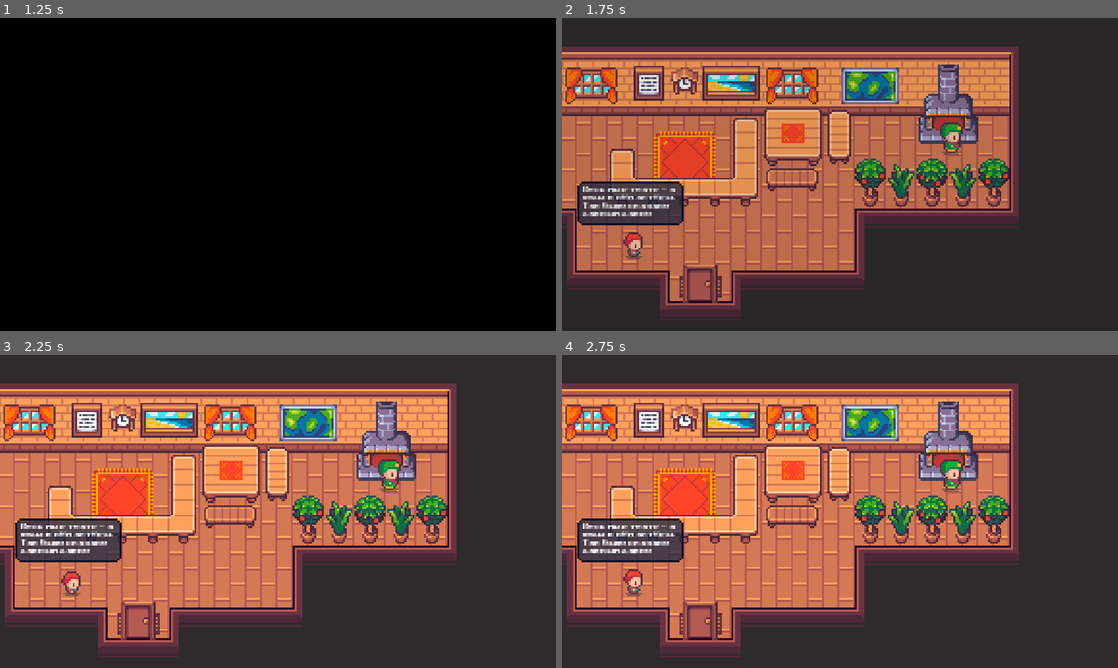
Above: before the commit, frames 1-4 (two rows, left to right).
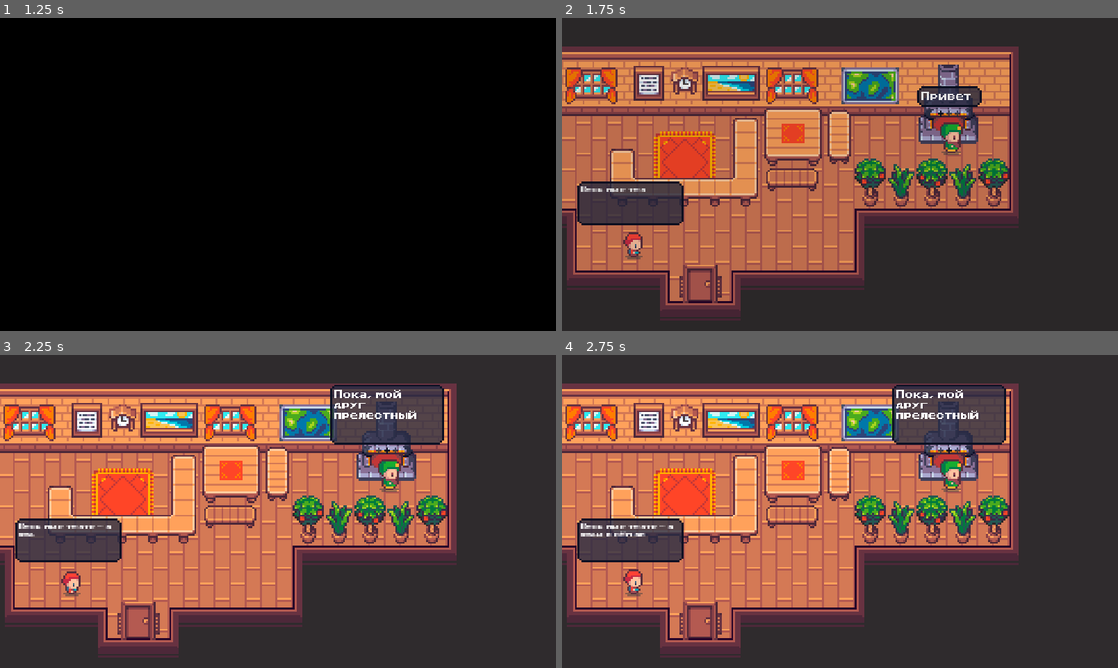
Above: after the commit, the same moments.

Repository: NepiC09/ASPI-PROLOGUE
Game: Godot game, scene res://GUI/Main Menu/Main Menu.tscn
Two runs of this game, one before a commit and one after it. Both use one fixed random seed, a clock stepped at 60 frames per second and the inputs below.
Inputs (mouse positions are in pixels of both pictures, inside the frame that each line leads up to):
- Up to frame 1 (1.25 s): click "NEW GAME" at 0.5 s
- Up to frame 2 (1.75 s): click (928, 115) at 1.27 s
- Up to frame 3 (2.25 s): click (405, 452) at 2.02 s
- Up to frame 4 (2.75 s): no input

Frame 1 is identical in both runs. In frame 2, 1.4% of the frame differs, in the area x 3-76%, y 21-64%; in frame 3, 4.4%, in the area x 3-80%, y 9-64%; in frame 4, 4.4%.

Commit message:
dialog remake v0.6

Diff:
--- a/Characters/NPC/Aki/Aki.tscn
+++ b/Characters/NPC/Aki/Aki.tscn
@@ -16,14 +16,11 @@
 parameters/playback = SubResource( 1 )
 
 [node name="Interactiv" parent="." index="6"]
-position = Vector2( -7, 24 )
-z_index = 1
-antialiased = true
-polygon = PoolVector2Array( -24, -54, 32, -58, 34, -82, -21, -78 )
+margin_top = -86.0
+margin_bottom = -46.0
 
 [node name="Label" parent="Interactiv" index="0"]
 margin_right = 29.0
-text = "Привет!"
 
 [node name="TextBox" parent="." index="7"]
 position = Vector2( 0, -45 )
--- a/Characters/NPC/NPC.gd
+++ b/Characters/NPC/NPC.gd
@@ -69,6 +69,7 @@
 #создание диалогового окна
 func make_dialog_box():
 	dialogBox = DialogBox.instance()
+	textBox.visible = true
 
 	dialogBox.speaker1 = self
 	dialogBox.speaker2 = speaker2
--- a/Characters/NPC/NPC.tscn
+++ b/Characters/NPC/NPC.tscn
@@ -1,9 +1,8 @@
-[gd_scene load_steps=32 format=2]
+[gd_scene load_steps=30 format=2]
 
 [ext_resource path="res://Characters/NPC/PNG/Barmaid.png" type="Texture" id=1]
 [ext_resource path="res://Characters/NPC/NPC.gd" type="Script" id=2]
-[ext_resource path="res://Characters/NPC/Interactiv.gd" type="Script" id=3]
-[ext_resource path="res://GUI/Theme/png/dialog_box_48.png" type="Texture" id=4]
+[ext_resource path="res://GUI/Theme/png/DialogBackPanel.tres" type="StyleBox" id=3]
 [ext_resource path="res://Characters/NPC/TextBox.gd" type="Script" id=5]
 
 [sub_resource type="CapsuleShape2D" id=1]
@@ -227,14 +226,6 @@
 [sub_resource type="CircleShape2D" id=25]
 radius = 66.2722
 
-[sub_resource type="StyleBoxTexture" id=26]
-texture = ExtResource( 4 )
-region_rect = Rect2( 0, 0, 18, 18 )
-margin_left = 6.0
-margin_right = 6.0
-margin_top = 6.0
-margin_bottom = 6.0
-
 [node name="NPC" type="KinematicBody2D"]
 script = ExtResource( 2 )
 
@@ -279,20 +270,24 @@
 [node name="CollisionShape2D" type="CollisionShape2D" parent="Area2D"]
 shape = SubResource( 25 )
 
-[node name="Interactiv" type="Polygon2D" parent="."]
-visible = false
-position = Vector2( -6, 24 )
-scale = Vector2( 1.5, 1.5 )
-color = Color( 0.14902, 0.168627, 0.266667, 0.886275 )
-polygon = PoolVector2Array( -24, -54, 28, -58, 32, -82, -20, -78 )
-script = ExtResource( 3 )
+[node name="Interactiv" type="Panel" parent="."]
+self_modulate = Color( 0.14902, 0.168627, 0.266667, 1 )
+margin_left = -20.0
+margin_top = -101.0
+margin_right = 20.0
+margin_bottom = -61.0
+custom_styles/panel = ExtResource( 3 )
 
 [node name="Label" type="Label" parent="Interactiv"]
-margin_left = -18.0
-margin_top = -74.0
-margin_right = 26.0
-margin_bottom = -62.0
-text = "Привет"
+anchor_right = 1.0
+anchor_bottom = 1.0
+margin_left = 8.0
+margin_top = 2.0
+margin_right = -24.0
+margin_bottom = -28.0
+rect_scale = Vector2( 3, 3 )
+custom_colors/font_color = Color( 1, 1, 1, 1 )
+text = "E"
 
 [node name="TextBox" type="Node2D" parent="."]
 position = Vector2( 0, -60 )
@@ -308,7 +303,8 @@
 margin_left = -44.0
 margin_top = -39.0
 margin_right = 44.0
-custom_styles/panel = SubResource( 26 )
+margin_bottom = -7.0
+custom_styles/panel = ExtResource( 3 )
 
 [node name="TextControl" type="Control" parent="TextBox"]
 anchor_right = 1.0
@@ -321,10 +317,13 @@
 [node name="Text" type="RichTextLabel" parent="TextBox/TextControl"]
 anchor_right = 1.0
 anchor_bottom = 1.0
-margin_right = -30.0
+margin_left = -3.0
+margin_right = -29.0
 margin_bottom = -16.0
 rect_scale = Vector2( 1.7, 1.7 )
 bbcode_enabled = true
+bbcode_text = "Привет"
+text = "Привет"
 fit_content_height = true
 scroll_active = false
 __meta__ = {
--- a/Characters/Player/Player.gd
+++ b/Characters/Player/Player.gd
@@ -2,6 +2,7 @@
 
 #ссылки на свойства узлов
 onready var animationState = $AnimationTree.get("parameters/playback") #для переключения анимаций
+onready var textBox = $TextBox
 
 #состояния
 enum {
@@ -24,6 +25,11 @@
 func _ready():
 	_playerStats.player = self #установка глобальной ссылки на игрока
 	position = _playerStats.spawnPosition #спавн игрока в нужной позиции
+
+	textBox.numberOfAnswers = 3
+	textBox._speach1 = "Привет"
+	textBox._speach2 = "Пока, мой друг прелестный"
+	textBox._speach3 = "Ой, скучно мне очень, новая линия линия"
 
 func _physics_process(delta):
 	match state:
--- a/Characters/Player/Player.tscn
+++ b/Characters/Player/Player.tscn
@@ -1,7 +1,13 @@
-[gd_scene load_steps=27 format=2]
+[gd_scene load_steps=34 format=2]
 
 [ext_resource path="res://Characters/NPC/PNG/Merchant.png" type="Texture" id=1]
 [ext_resource path="res://Characters/Player/Player.gd" type="Script" id=2]
+[ext_resource path="res://GUI/Theme/png/DialogBackPanel.tres" type="StyleBox" id=3]
+[ext_resource path="res://GUI/Theme/png/DialogLeftButton.png" type="Texture" id=4]
+[ext_resource path="res://GUI/Theme/png/dialogNonSelected.png" type="Texture" id=5]
+[ext_resource path="res://GUI/Theme/png/dialogSelected.png" type="Texture" id=6]
+[ext_resource path="res://Characters/Player/TextBox.gd" type="Script" id=7]
+[ext_resource path="res://GUI/Fonts/DefaultFont_size14.tres" type="DynamicFont" id=8]
 
 [sub_resource type="CapsuleShape2D" id=1]
 radius = 6.99999
@@ -218,6 +224,10 @@
 
 [sub_resource type="AnimationNodeStateMachinePlayback" id=13]
 
+[sub_resource type="StyleBoxTexture" id=25]
+texture = ExtResource( 4 )
+region_rect = Rect2( 0, 0, 15, 18 )
+
 [node name="Player" type="KinematicBody2D"]
 collision_layer = 3
 script = ExtResource( 2 )
@@ -251,3 +261,141 @@
 parameters/playback = SubResource( 13 )
 parameters/Idle/blend_position = Vector2( 0, 0 )
 parameters/Run/blend_position = Vector2( 0, 0 )
+
+[node name="TextBox" type="Node2D" parent="."]
+position = Vector2( 0, -57 )
+script = ExtResource( 7 )
+
+[node name="BackPanel" type="PanelContainer" parent="TextBox"]
+self_modulate = Color( 0.14902, 0.168627, 0.266667, 1 )
+margin_left = -50.0
+margin_top = -43.0
+margin_right = 50.0
+margin_bottom = -12.0
+custom_styles/panel = ExtResource( 3 )
+
+[node name="Speach1" type="RichTextLabel" parent="TextBox/BackPanel"]
+margin_left = 6.0
+margin_top = 6.0
+margin_right = 94.0
+margin_bottom = 25.0
+size_flags_horizontal = 3
+size_flags_vertical = 0
+custom_fonts/normal_font = ExtResource( 8 )
+bbcode_enabled = true
+bbcode_text = "Привет"
+text = "Привет"
+fit_content_height = true
+scroll_active = false
+
+[node name="Speach2" type="RichTextLabel" parent="TextBox/BackPanel"]
+margin_left = 6.0
+margin_top = 6.0
+margin_right = 94.0
+margin_bottom = 25.0
+size_flags_horizontal = 3
+size_flags_vertical = 0
+custom_fonts/normal_font = ExtResource( 8 )
+bbcode_enabled = true
+bbcode_text = "Привет"
+text = "Привет"
+fit_content_height = true
+scroll_active = false
+
+[node name="Speach3" type="RichTextLabel" parent="TextBox/BackPanel"]
+margin_left = 6.0
+margin_top = 6.0
+margin_right = 94.0
+margin_bottom = 25.0
+size_flags_horizontal = 3
+size_flags_vertical = 0
+custom_fonts/normal_font = ExtResource( 8 )
+bbcode_enabled = true
+bbcode_text = "Привет"
+text = "Привет"
+fit_content_height = true
+scroll_active = false
+
+[node name="LeftButton" type="Button" parent="TextBox"]
+self_modulate = Color( 0.14902, 0.168627, 0.266667, 1 )
+margin_left = -39.0
+margin_top = -8.0
+margin_right = -24.0
+margin_bottom = 10.0
+custom_styles/hover = SubResource( 25 )
+custom_styles/pressed = SubResource( 25 )
+custom_styles/focus = SubResource( 25 )
+custom_styles/disabled = SubResource( 25 )
+custom_styles/normal = SubResource( 25 )
+
+[node name="RightButton" type="Button" parent="TextBox"]
+self_modulate = Color( 0.14902, 0.168627, 0.266667, 1 )
+margin_left = 39.0
+margin_top = -8.0
+margin_right = 54.0
+margin_bottom = 10.0
+rect_scale = Vector2( -1, 1 )
+custom_styles/hover = SubResource( 25 )
+custom_styles/pressed = SubResource( 25 )
+custom_styles/focus = SubResource( 25 )
+custom_styles/disabled = SubResource( 25 )
+custom_styles/normal = SubResource( 25 )
+
+[node name="SelectContainer" type="HBoxContainer" parent="TextBox"]
+margin_left = -20.0
+margin_top = -5.0
+margin_right = 20.0
+margin_bottom = 4.0
+alignment = 1
+
+[node name="Select1" type="Control" parent="TextBox/SelectContainer"]
+modulate = Color( 0.14902, 0.168627, 0.266667, 1 )
+margin_left = 2.0
+margin_right = 11.0
+margin_bottom = 9.0
+rect_min_size = Vector2( 9, 9 )
+
+[node name="NonSelected" type="Sprite" parent="TextBox/SelectContainer/Select1"]
+texture = ExtResource( 5 )
+centered = false
+
+[node name="Selected" type="Sprite" parent="TextBox/SelectContainer/Select1"]
+texture = ExtResource( 6 )
+centered = false
+
+[node name="Select2" type="Control" parent="TextBox/SelectContainer"]
+modulate = Color( 0.14902, 0.168627, 0.266667, 1 )
+margin_left = 15.0
+margin_right = 24.0
+margin_bottom = 9.0
+rect_min_size = Vector2( 9, 9 )
+
+[node name="NonSelected" type="Sprite" parent="TextBox/SelectContainer/Select2"]
+texture = ExtResource( 5 )
+centered = false
+
+[node name="Selected" type="Sprite" parent="TextBox/SelectContainer/Select2"]
+visible = false
+texture = ExtResource( 6 )
+centered = false
+
+[node name="Select3" type="Control" parent="TextBox/SelectContainer"]
+modulate = Color( 0.14902, 0.168627, 0.266667, 1 )
+margin_left = 28.0
+margin_right = 37.0
+margin_bottom = 9.0
+rect_min_size = Vector2( 9, 9 )
+
+[node name="NonSelected" type="Sprite" parent="TextBox/SelectContainer/Select3"]
+texture = ExtResource( 5 )
+centered = false
+
+[node name="Selected" type="Sprite" parent="TextBox/SelectContainer/Select3"]
+visible = false
+texture = ExtResource( 6 )
+centered = false
+
+[node name="Timer" type="Timer" parent="TextBox"]
+
+[connection signal="pressed" from="TextBox/LeftButton" to="TextBox" method="_on_LeftButton_pressed"]
+[connection signal="pressed" from="TextBox/RightButton" to="TextBox" method="_on_RightButton_pressed"]
--- /dev/null
+++ b/Characters/Player/TextBox.gd
@@ -0,0 +1,105 @@
+extends Node2D
+
+onready var speach1Text = $BackPanel/Speach1
+onready var speach3Text = $BackPanel/Speach2
+onready var speach2Text = $BackPanel/Speach3
+onready var backPanel = $BackPanel
+
+onready var timer = $Timer
+
+onready var leftButton = $LeftButton
+onready var rightButton = $RightButton
+onready var select1 = $SelectContainer/Select1/Selected
+onready var select2 = $SelectContainer/Select2/Selected
+onready var select3 = $SelectContainer/Select3/Selected
+
+var currentSpeach = 1 setget set_currentSpeach
+var numberOfAnswers = 1 setget set_numberOfAnswers
+
+var width = 7
+
+var _speach1 = "" setget set_speach1
+var _speach2 = "" setget set_speach2
+var _speach3 = "" setget set_speach3
+
+
+func _unhandled_input(event):
+	if Input.is_action_just_pressed("ui_left"):
+		leftButton.emit_signal("pressed")
+	if Input.is_action_just_pressed("ui_right"):
+		rightButton.emit_signal("pressed")
+
+func _ready():
+	speach1Text.visible = false
+	speach2Text.visible = false
+	speach3Text.visible = false
+
+
+func set_speach1(value):
+	_speach1 = value
+	speach1Text.bbcode_text = _speach1
+
+func set_speach2(value):
+	_speach2 = value
+	speach2Text.bbcode_text = _speach2
+
+func set_speach3(value):
+	_speach3 = value
+	speach3Text.bbcode_text = _speach3
+
+func set_currentSpeach(value):
+	currentSpeach = value
+	var lines = 0
+	match currentSpeach:
+		1:
+			speach1Text.visible = true
+			speach2Text.visible = false
+			speach3Text.visible = false
+			select1.visible = true
+			select2.visible = false
+			select3.visible = false
+			set_x_size(len(_speach1))
+			lines = ceil(speach1Text.rect_size.y/19)
+		2:
+			speach2Text.visible = true
+			speach1Text.visible = false
+			speach3Text.visible = false
+			select1.visible = false
+			select2.visible = true
+			select3.visible = false
+			set_x_size(len(_speach2))
+			lines = ceil(speach2Text.rect_size.y/19)
+		3:
+			speach3Text.visible = true
+			speach1Text.visible = false
+			speach2Text.visible = false
+			select1.visible = false
+			select2.visible = false
+			select3.visible = true
+			set_x_size(len(_speach3))
+			lines = ceil(speach3Text.rect_size.y/19)
+	set_y_size(lines - 1)
+	print(lines)
+
+func set_numberOfAnswers(value: int):
+	numberOfAnswers = value
+	print("Number of answers: "+ str(numberOfAnswers))
+	pass
+
+func set_x_size(value):
+	var count = clamp(value, 6, 17) - 6
+	backPanel.rect_size.x = 100 + count * width
+	backPanel.rect_position.x = -(backPanel.rect_size.x - 100)/2 - 50
+
+
+func set_y_size(value):
+	backPanel.rect_size.y = 32 + value*15
+	backPanel.rect_position.y = -43 - value*15
+
+
+func _on_LeftButton_pressed():
+	set_currentSpeach(max(currentSpeach - 1, 1))
+
+
+func _on_RightButton_pressed():
+	set_currentSpeach(min(currentSpeach +1 , numberOfAnswers))
--- /dev/null
+++ b/GUI/Fonts/DefaultFont_size14.tres
@@ -0,0 +1,10 @@
+[gd_resource type="DynamicFont" load_steps=2 format=2]
+
+[sub_resource type="DynamicFontData" id=1]
+antialiased = false
+font_path = "res://GUI/Fonts/NineteenEightySeven-MzMJ.ttf"
+
+[resource]
+size = 14
+extra_spacing_top = 2
+font_data = SubResource( 1 )
Binary file removed: GUI/Theme/png/Button9Slice.png
Binary file removed: GUI/Theme/png/Button9SliceHover.png
Binary file removed: GUI/Theme/png/Button9SlicePressed.png
Binary file added: GUI/Theme/png/DialogLeftButton.png
Not shown, changed: GUI/Theme/png/DialogLeftButton.png.import
Binary file added: GUI/Theme/png/dialogNonSelected.png
Not shown, changed: GUI/Theme/png/dialogNonSelected.png.import
Binary file added: GUI/Theme/png/dialogSelected.png
Not shown, changed: GUI/Theme/png/dialogSelected.png.import
